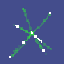
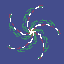
Two versions of the same layered image (64 × 64). Layer-by-layer changes:
added layer "Layer 11" above "Layer 8" over [7, 5, 61, 60]
added layer "Layer 8" above "Layer 2" over [7, 5, 61, 60]
hid "Layer 2" over [7, 5, 61, 60]
